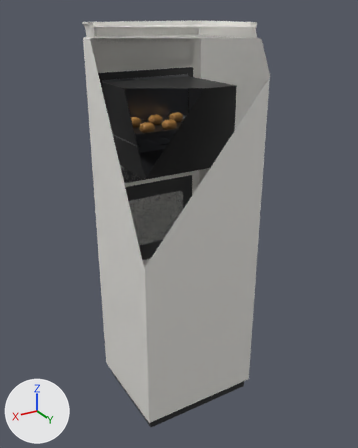
Before and after pictures for a commit that changed the glTF model web/public/assets/models/kitchen_cooking/wallOven.glb.
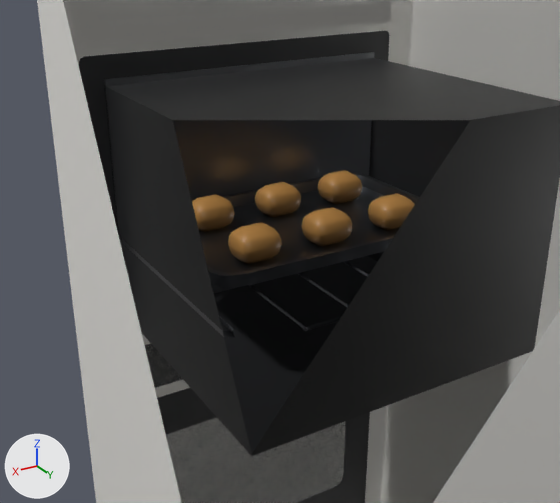
Each version appears first whole from a 50 mm lens placed at (1.285, 2.301, 2.16), pointed at (-0.037, 0.097, 1.058), and next in a close-up from a 50 mm lens placed at (0.65, 1.001, 2.06), pointed at (0.043, -0.011, 1.554). The lights are fixed; the arrows at lower left show +X, +Y and +Z. The last two pictures show the newer version. Everything nearer to the camera than a plane just in front of the edit is cut away. Where no turn or scale is listed for an object, it has been applied to the vertices. Vertices at exactly the same position are counted once.

Before the edit, the objects in view are built like this:
```python
me_body = bpy.data.meshes.new('body')
me_body.from_pydata(...)  # 1204 vertices, 2288 faces; spans x -0.35..0.35, y -0.35..0.36, z 0.0..2.11
# faces by material slot: [474, 890, 160, 36, 40, 676, 12]
me_body.materials.append(mat_dark)
me_body.materials.append(mat_cab)
me_body.materials.append(mat_tray)
me_body.materials.append(mat_plate)
me_body.materials.append(mat_hob)
me_body.materials.append(mat_chrome)
me_body.materials.append(mat_display)
me_oven_door = bpy.data.meshes.new('oven_door')
me_oven_door.from_pydata(...)  # 216 vertices, 420 faces; spans x -0.3..0.3, y -0.089..0.017, z 0.0..0.5
# faces by material slot: [224, 12, 12, 172]
me_oven_door.materials.append(mat_dark)
me_oven_door.materials.append(mat_hob)
me_oven_door.materials.append(mat_tray)
me_oven_door.materials.append(mat_chrome)
me_tray = bpy.data.meshes.new('tray')
me_tray.from_pydata(...)  # 993 vertices, 1958 faces; spans x -0.23..0.23, y -0.31..0.0, z -0.015..0.04
# faces by material slot: [158, 1800]
me_tray.materials.append(mat_tray)
me_tray.materials.append(mat_bread)
ob_body = bpy.data.objects.new('body', me_body)
ob_body.location = (0.0, 0.073, 0.0)
ob_oven_door = bpy.data.objects.new('oven_door', me_oven_door)
ob_oven_door.location = (0.0, -0.189, 1.37)
ob_tray = bpy.data.objects.new('tray', me_tray)
ob_tray.location = (0.0, 0.14, 1.6)
```
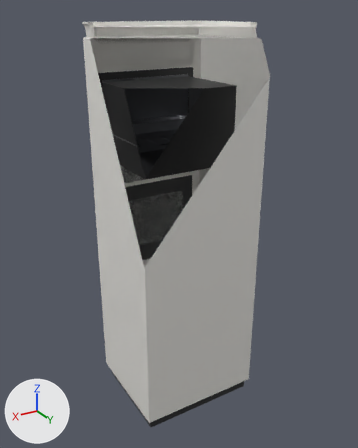
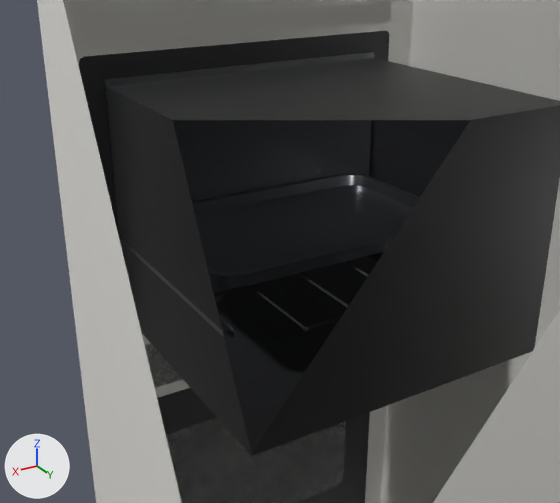
The change, as a list of edits to the scene's bpy script:
```text
Change me_tray:
    used by ob_tray; location = (0.0, 0.14, 1.6)
    remove me_tray.from_pydata(...)  # 993 vertices, 1958 faces; spans x -0.23..0.23, y -0.31..0.0, z -0.015..0.04
    add me_tray.from_pydata(...)  # 81 vertices, 158 faces; spans x -0.23..0.23, y -0.31..0.0, z -0.015..0.007
    me_tray part 1: 6 loose pieces with 912 vertices, spanning x -0.167..0.167, y -0.26..-0.05, z -0.014..0.04, are deleted
    me_tray part 2: 95 kept faces spanning x -0.23..0.23, y -0.31..0.0, z -0.011..0.007 get new vertex colours; the middle colour goes from white #efefef to white #f5f5f5
    remove me_tray.materials.append(mat_bread)
```

Pixel boxes [x1, y1, x2, y2] of what changed, in the close-ups (560 x 503 px):
'tray', reshaped
    before: [192, 170, 420, 288]
    after: [192, 173, 420, 288]
part 1 of me_tray, deleted
    before: [192, 170, 415, 264]
part 2 of me_tray, recoloured
    before: [199, 173, 417, 275]
    after: [192, 173, 417, 275]
